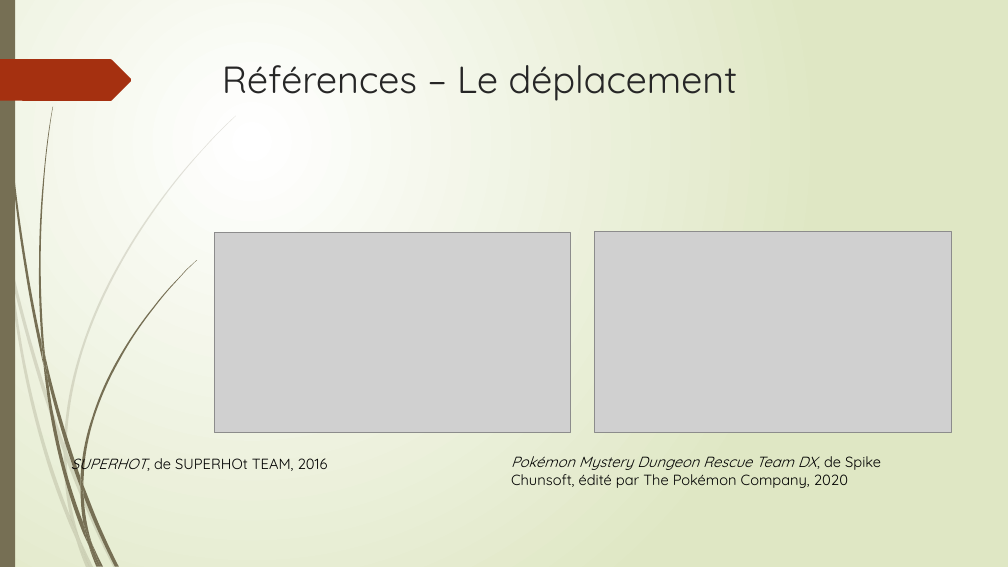
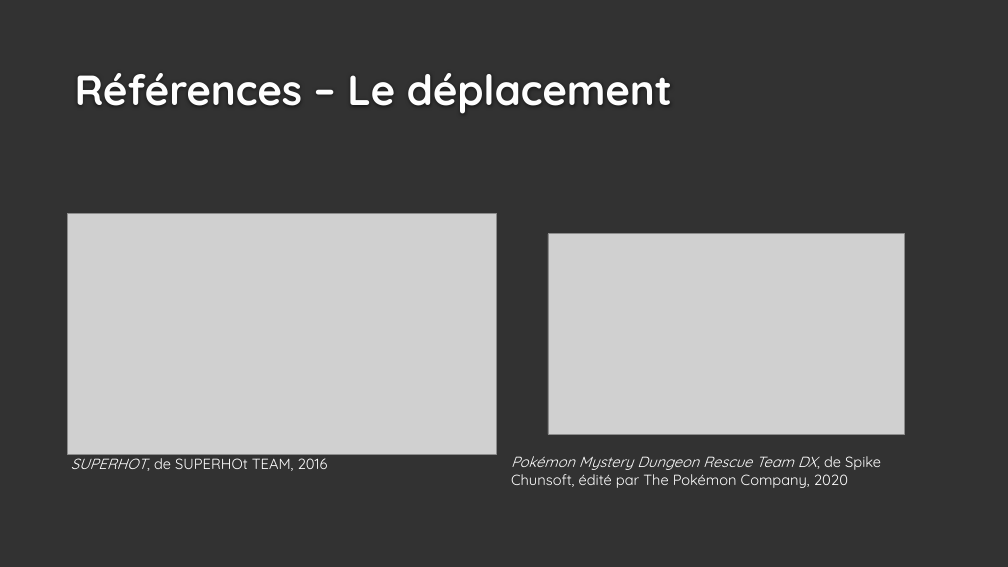
Before and after one commit to Quentingautier2B/Phainiks, a slide deck: slide 6 of Documents/Prez/Phainiks.pptx. Drawn at 1008x567 pixels with LibreOffice and Linux fonts; fonts in the diff are those of the drawing; grey boxes stand for pictures; background and template pictures are left out. Boxes give left, top, right and bottom in pixels: in the first picture for what was removed or moved away, otherwise in the second. Text is boxed around its words. In the diff, an @@ line names an element or a change of style, - is before the commit and + after.

```diff
--- a/Documents/Prez/Phainiks.pptx
+++ b/Documents/Prez/Phainiks.pptx
@@ background gradient #FFFFFF to #DFE8C4 to #323232 @@
@@ rectangle removed at (x1=0, y1=0, x2=15, y2=567) @@
@@ freeform shape removed at (x1=0, y1=59, x2=132, y2=101) @@
@@ title "Références – Le déplacement" moved from (x1=222, y1=65, x2=738, y2=101) to (x1=75, y1=73, x2=672, y2=114) @@
@@ title "Références – Le déplacement" at (x1=75, y1=73, x2=672, y2=114): size 36 to 40 pt, text colour #262626 to #FEFEFE, bold on; vertical alignment top to bottom @@
@@ picture resized from (x1=214, y1=232, x2=571, y2=433) to (x1=68, y1=213, x2=497, y2=454) @@
@@ picture moved from (x1=594, y1=231, x2=951, y2=432) to (x1=548, y1=234, x2=905, y2=434) @@
@@ text "Pokémon Mystery Dungeon Rescue Team ..." at (x1=511, y1=456, x2=881, y2=488): text colour #000000 to #FFFFFF @@
@@ text "SUPERHOT, de SUPERHOt TEAM, 2016" at (x1=71, y1=453, x2=328, y2=471): text colour #000000 to #FFFFFF @@
@@ group removed at (x1=0, y1=116, x2=236, y2=567): 10 freeform shapes @@
@@ group removed at (x1=2, y1=0, x2=197, y2=567): 12 freeform shapes @@
```
Also in this commit, not shown: 8 other slides changed.
